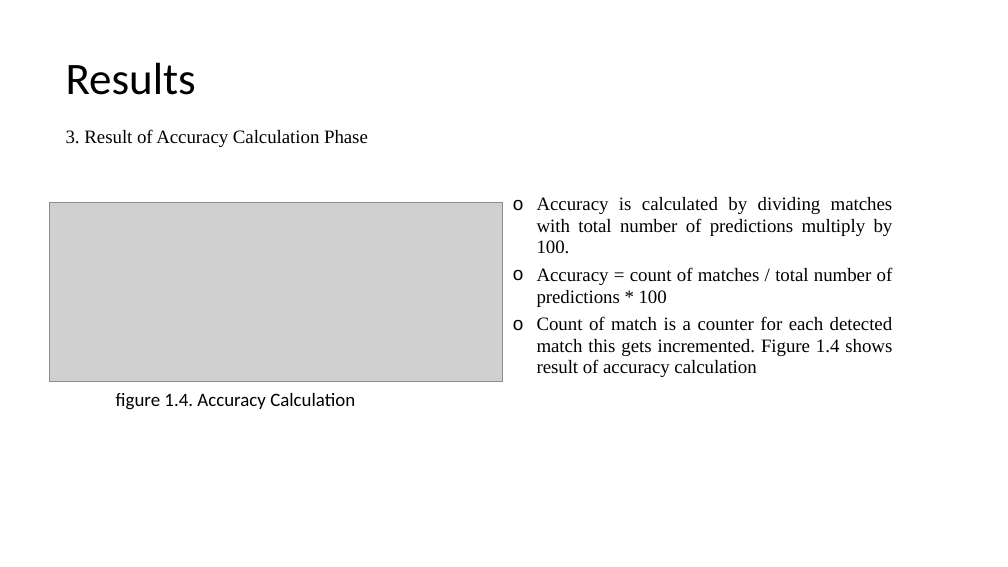
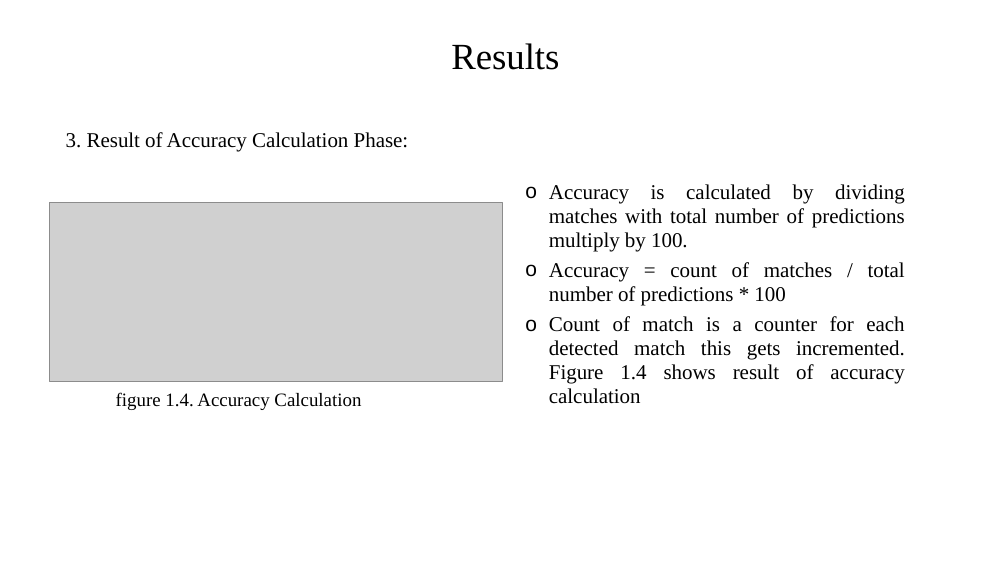
Before and after one commit to ddobric/neocortexapi, a slide deck: slide 10 of source/MySEProject/Documentation/ML2223_15 Approve Prediction of Multisequence Learning.pptx. Drawn at 1008x567 pixels with LibreOffice and Linux fonts; fonts in the diff are those of the drawing; grey boxes stand for pictures. Boxes give left, top, right and bottom in pixels: in the first picture for what was removed or moved away, otherwise in the second. Text is boxed around its words. In the diff, an @@ line names an element or a change of style, - is before the commit and + after.

```diff
--- a/source/MySEProject/Documentation/ML2223_15 Approve Prediction of Multisequence Learning.pptx
+++ b/source/MySEProject/Documentation/ML2223_15 Approve Prediction of Multisequence Learning.pptx
@@ text "Results": place and size @@
-text "Results" at [66, 62, 196, 95]
+text "Results" at [451, 43, 559, 70]
@@ text "Results" at [451, 43, 559, 70]: size 42.9 to 35.1 pt, font Calibri to Times New Roman; alignment left to centre @@
@@ text at [66, 132, 409, 152]: text changed; size 18 to 20 pt @@
-3. Result of Accuracy Calculation Phase
+3. Result of Accuracy Calculation Phase:
@@ text "Accuracy is calculated by dividing ...": place and size @@
-text "Accuracy is calculated by dividing ..." at [537, 197, 893, 377]
+text "Accuracy is calculated by dividing ..." at [549, 184, 905, 404]
@@ text "Accuracy is calculated by dividing ..." at [549, 184, 905, 404]: size 18 to 20 pt @@
@@ text "figure 1.4. Accuracy Calculation" at [116, 392, 361, 410]: font Calibri to Times New Roman @@
```
Also in this commit, not shown: 11 other slides changed, 1 other file.
